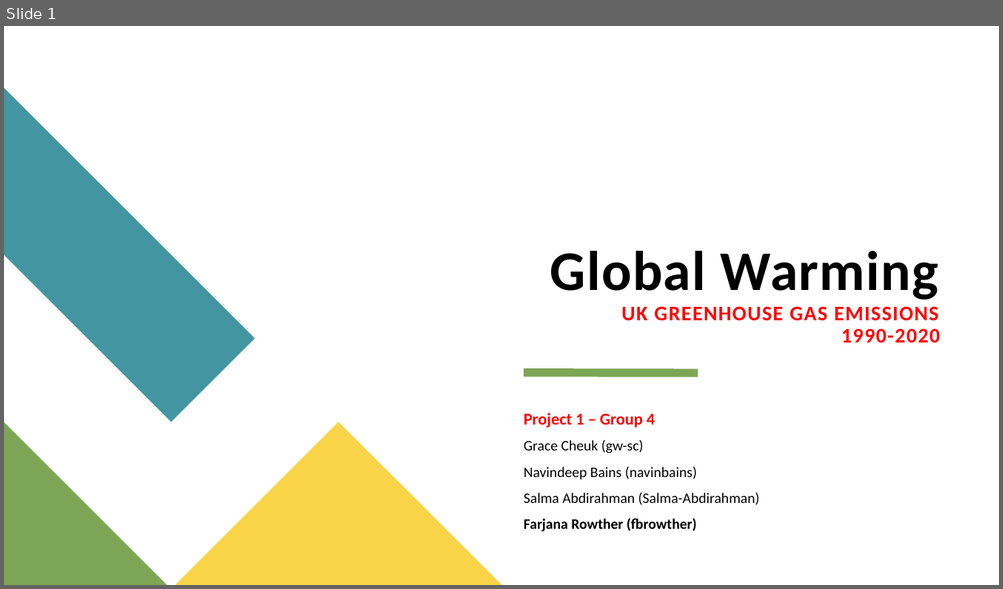
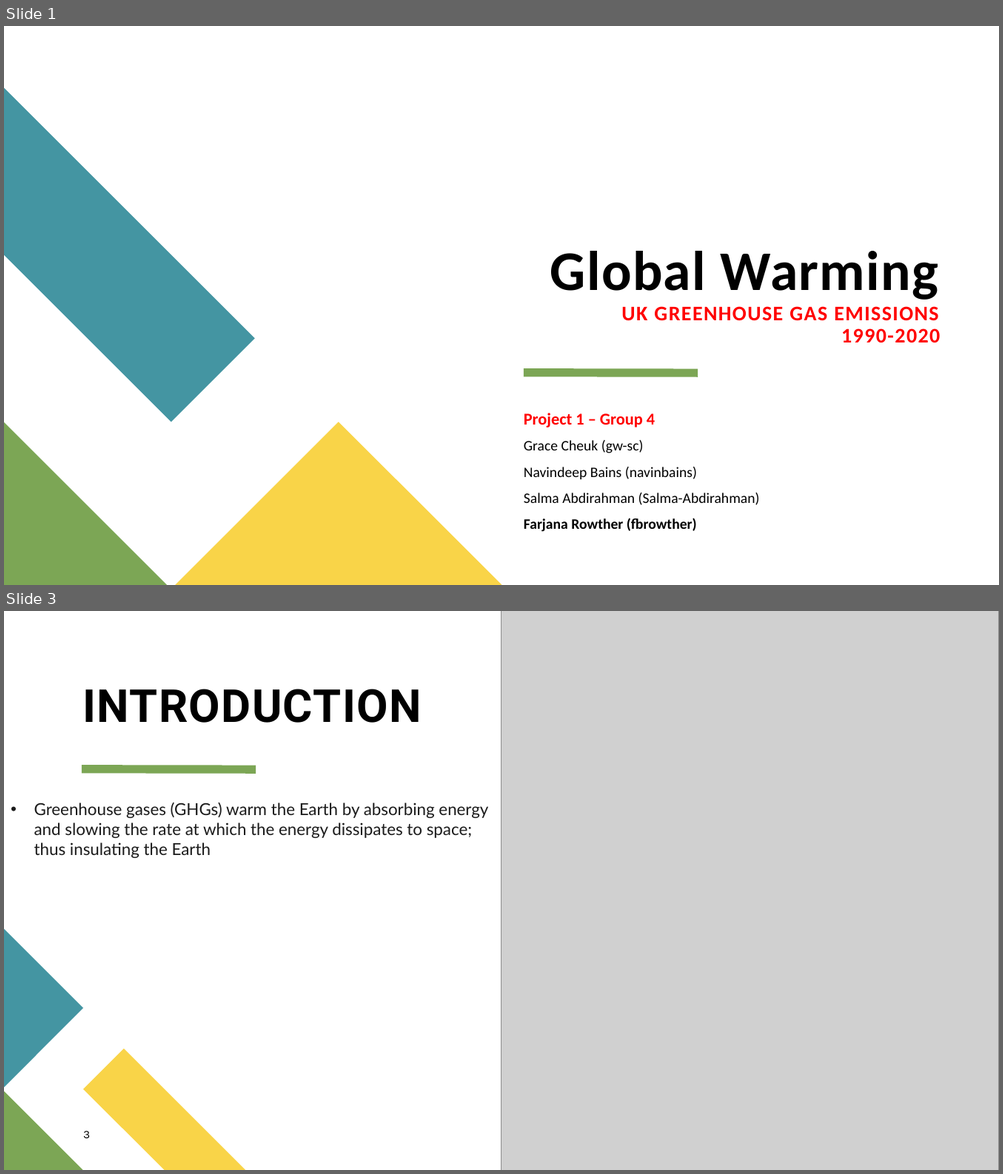
Before and after one commit to fbrowther/Global-Warming-UK-Greenhouse-Gas-Emissions, a slide deck: Project 1 FBRowther.pptx. Shown one above the other, each under a label of ours: slide 1 before the commit, slides 1 and 3 after it; the slides between them are not shown. The pictures are 1003x589 and 1003x1174 pixels, drawn with LibreOffice and Linux fonts; fonts in the diff are those of the drawing; grey boxes stand for pictures. Boxes give left, top, right and bottom in pixels: in the first picture for what was removed or moved away, otherwise in the second. Text is boxed around its words. In the diff, an @@ line names an element or a change of style, - is before the commit and + after.

```diff
--- a/Project 1 FBRowther.pptx
+++ b/Project 1 FBRowther.pptx
@@ slide 3 added at <box>4,611,999,1170</box>, background #FFFFFF @@
@@ picture added at <box>502,611,999,1170</box> @@
@@ title added at <box>82,689,421,723</box>, 44 pt, text #000000, bold @@
+INTRODUCTION
@@ line added from (82, 769) to (256, 769), #7CA655 8 pt @@
@@ text added at <box>34,803,488,858</box>, 16 pt, text #1B1B1B @@
+• Greenhouse gases (GHGs) warm the Earth by absorbing energy and slowing the rate at which the energy dissipates to space; thus insulating the Earth
@@ freeform shape added at <box>4,930,83,1088</box>, fill #4495A2 @@
@@ freeform shape added at <box>83,1049,245,1170</box>, fill #F9D448 @@
@@ freeform shape added at <box>4,1091,83,1170</box>, fill #7CA655 @@
@@ page number added at <box>83,1131,90,1139</box>, 11 pt, text #000000 @@
+3
```
Also in this commit, not shown: 6 slides changed, 4 other slides added, 2 slides removed, 17 other files.
